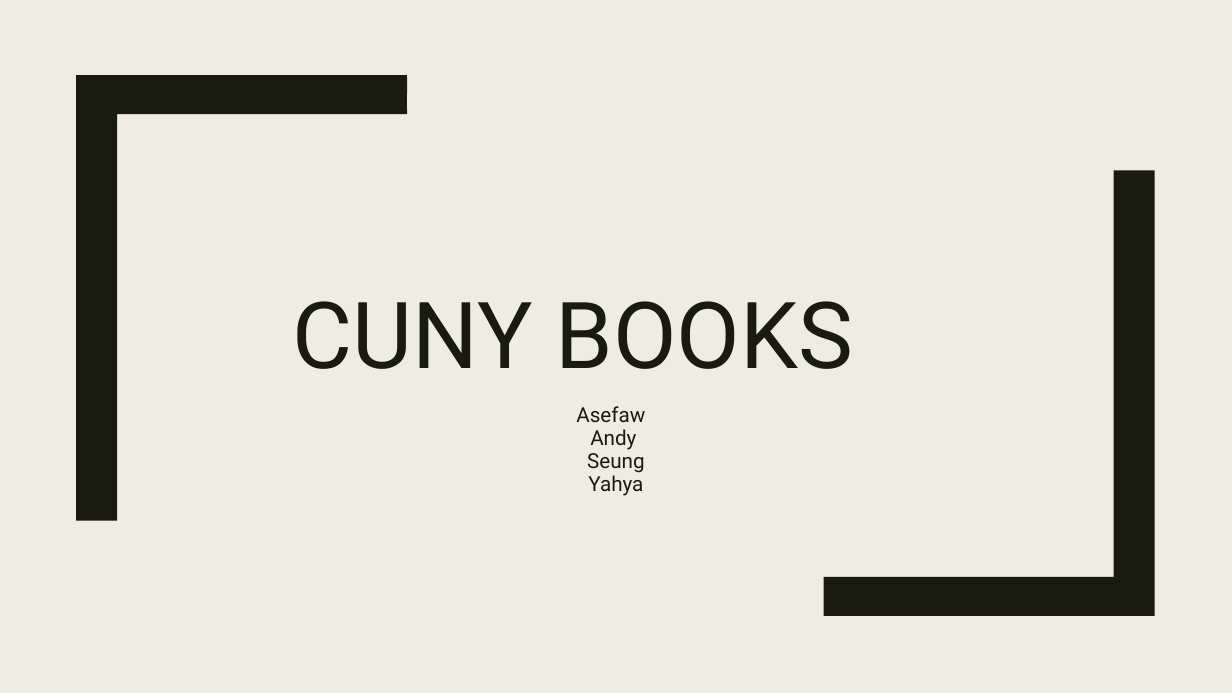
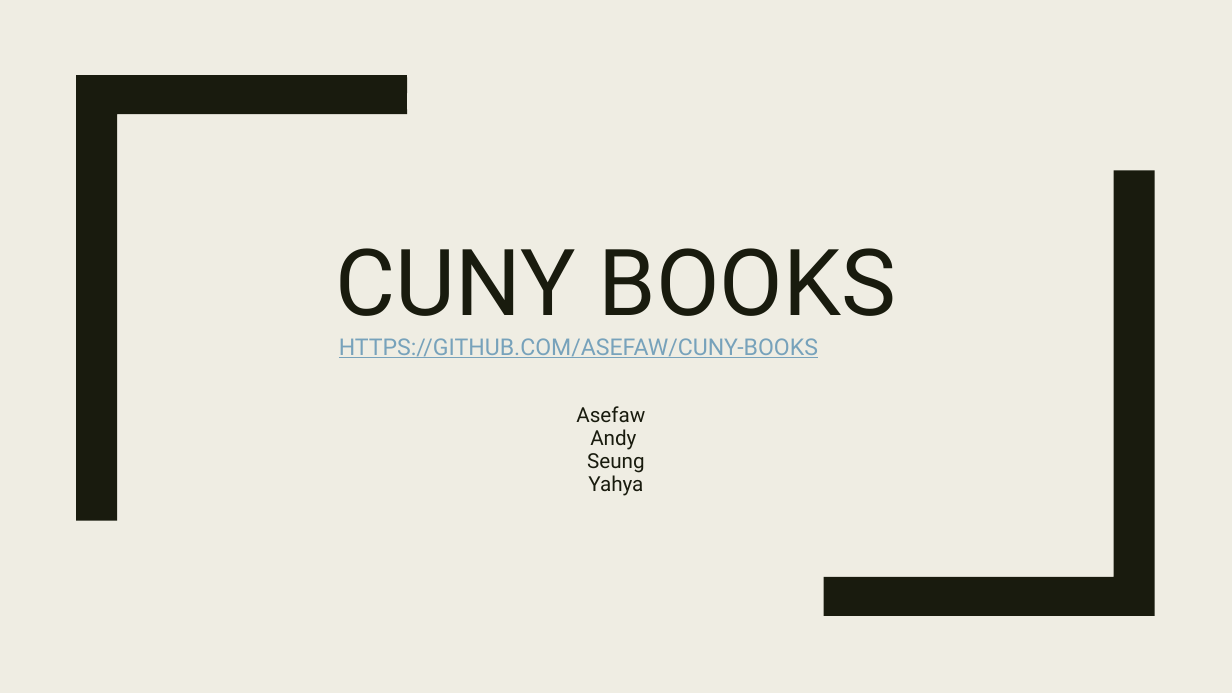
Before and after one commit to Asefaw/cuny-books, a slide deck: slide 1 of docs/Presentation.pptx. Drawn at 1232x693 pixels with LibreOffice and Linux fonts; fonts in the diff are those of the drawing. Boxes give left, top, right and bottom in pixels: in the first picture for what was removed or moved away, otherwise in the second. Text is boxed around its words. In the diff, an @@ line names an element or a change of style, - is before the commit and + after.

```diff
--- a/docs/Presentation.pptx
+++ b/docs/Presentation.pptx
@@ title at [336,248,896,358]: text changed; size 72 to 18 pt; text colour #191B0E to #77A2BB @@
-CUNY BOOKS
+CUNY BOOKS
+HTTPS://GITHUB.COM/ASEFAW/CUNY-BOOKS
```
Also in this commit, not shown: 2 other slides changed, 1 other file.
